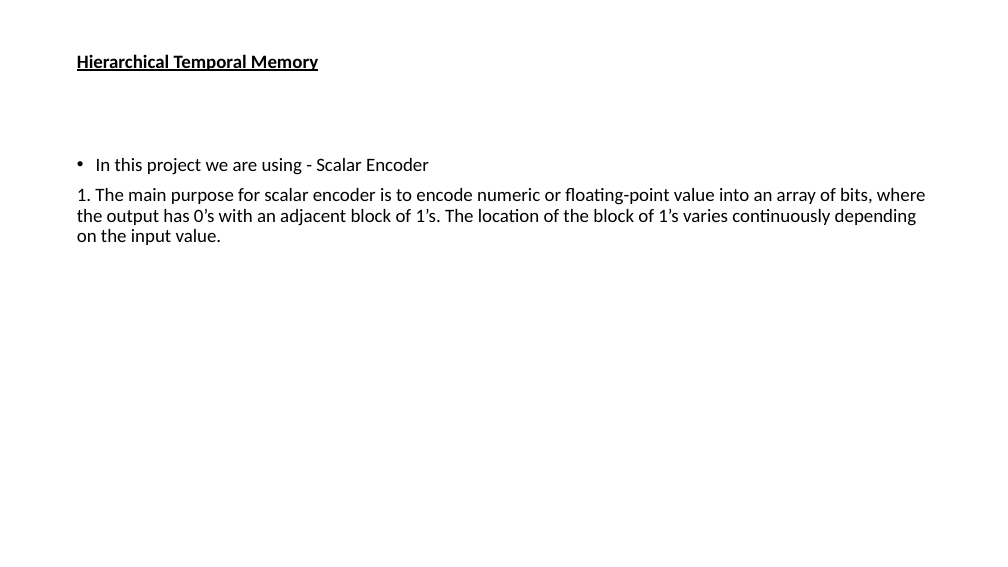
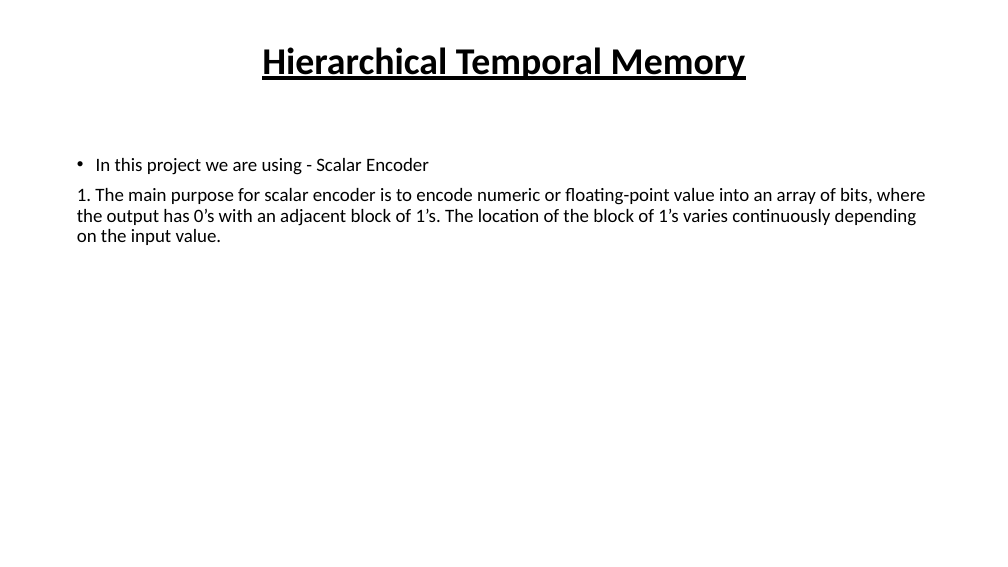
Before and after one commit to ddobric/neocortexapi, a slide deck: slide 6 of source/MySEProject/Documentation/ML2223_15 Approve Prediction of Multisequence Learning.pptx. Drawn at 1008x567 pixels with LibreOffice and Linux fonts; fonts in the diff are those of the drawing. Boxes give left, top, right and bottom in pixels: in the first picture for what was removed or moved away, otherwise in the second. Text is boxed around its words. In the diff, an @@ line names an element or a change of style, - is before the commit and + after.

```diff
--- a/source/MySEProject/Documentation/ML2223_15 Approve Prediction of Multisequence Learning.pptx
+++ b/source/MySEProject/Documentation/ML2223_15 Approve Prediction of Multisequence Learning.pptx
@@ title "Hierarchical Temporal Memory" at [262,47,746,80]: size 18 to 36 pt; alignment left to centre @@
```
Also in this commit, not shown: 3 slides added, 2 slides removed.
